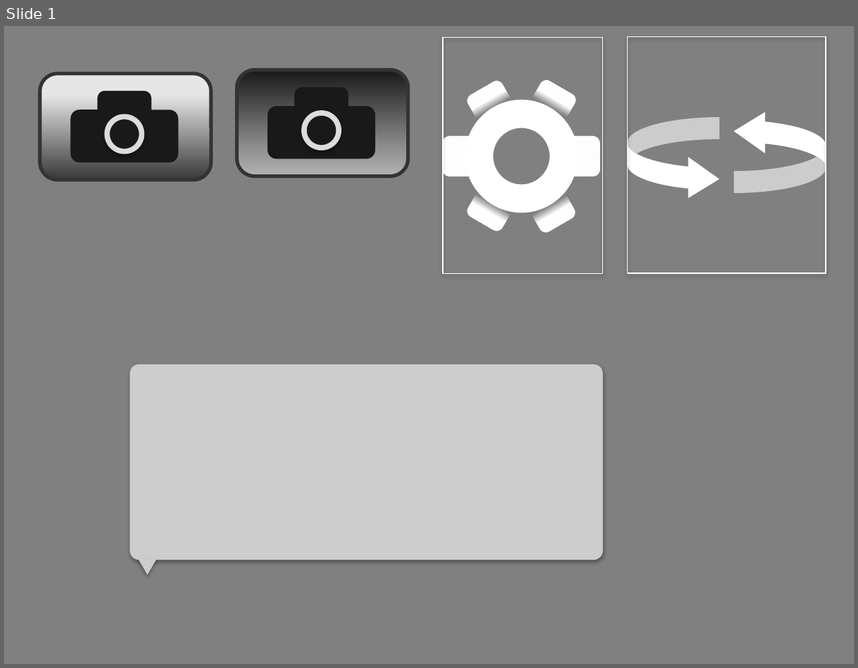
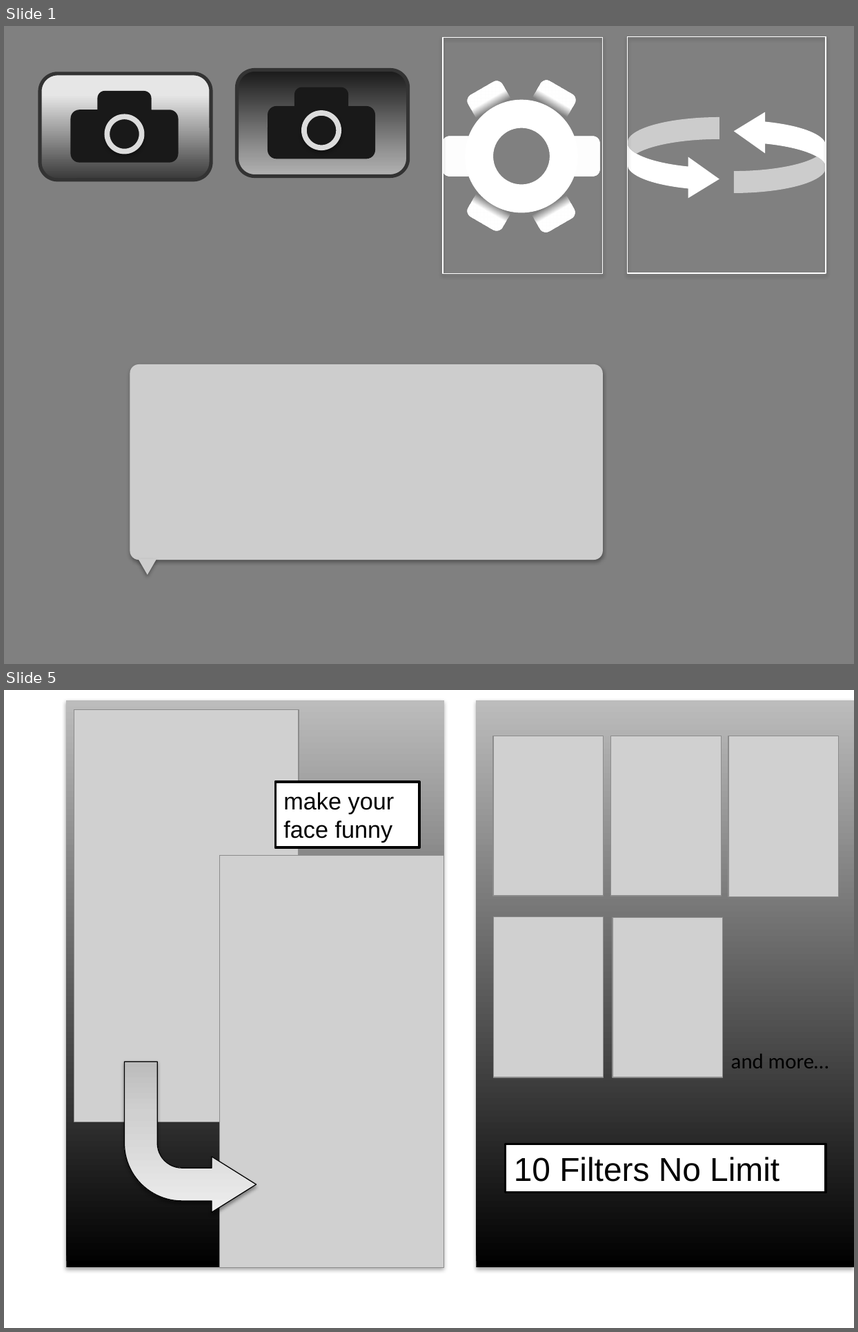
Before and after one commit to ginrou/blending-camera, a slide deck: distortionCamera/distortionCamera/images/partsImages.pptx. Shown one above the other, each under a label of ours: slide 1 before the commit, slides 1 and 5 after it; the slides between them are not shown. The pictures are 858x668 and 858x1332 pixels, drawn with LibreOffice and Linux fonts; fonts in the diff are those of the drawing; grey boxes stand for pictures. Boxes give left, top, right and bottom in pixels: in the first picture for what was removed or moved away, otherwise in the second. Text is boxed around its words. In the diff, an @@ line names an element or a change of style, - is before the commit and + after.

```diff
--- a/distortionCamera/distortionCamera/images/partsImages.pptx
+++ b/distortionCamera/distortionCamera/images/partsImages.pptx
@@ slide 5 added at <box>4,690,854,1328</box>, background #FFFFFF @@
@@ rectangle added at <box>66,700,444,1268</box>, fill gradient #000000 to #BDBDBD @@
@@ picture added at <box>74,709,299,1121</box> @@
@@ rectangle added at <box>477,700,854,1268</box>, fill gradient #000000 to #BDBDBD @@
@@ picture added at <box>493,736,604,896</box> @@
@@ picture added at <box>611,736,722,896</box> @@
@@ picture added at <box>728,736,839,896</box> @@
@@ rectangle added at <box>275,782,419,847</box>, fill #FFFFFF, outline #000000 2 pt, 20 pt, text #000000 @@
+make your face funny
@@ picture added at <box>220,856,444,1268</box> @@
@@ picture added at <box>494,916,604,1077</box> @@
@@ picture added at <box>613,917,723,1077</box> @@
@@ bent arrow added at <box>125,1061,257,1212</box>, fill gradient #BDBDBD to #D1D1D1 to #EEEEEE, outline #000000 0.75 pt @@
@@ text added at <box>731,1054,829,1068</box>, 18 pt, text #000000 @@
+and more…
@@ rectangle added at <box>506,1143,826,1192</box>, fill #FFFFFF, outline #000000 2 pt, 28 pt, text #000000 @@
+10 Filters No Limit
```
Also in this commit, not shown: 3 other slides added, 50 other files.
